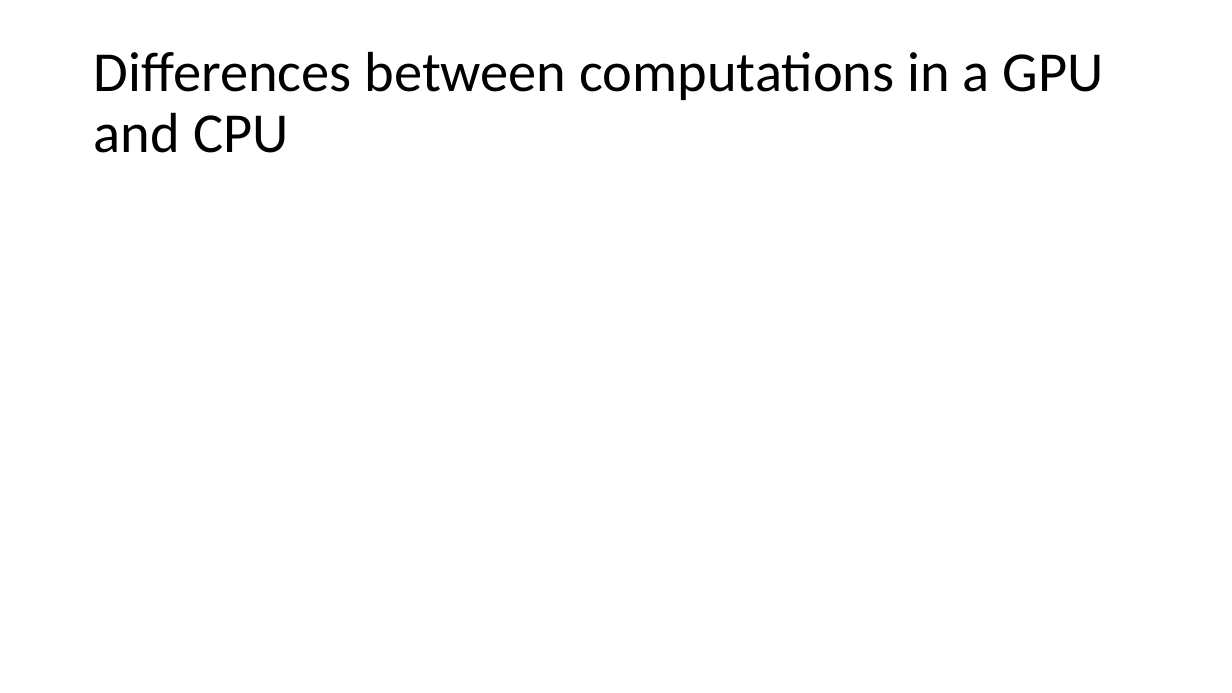
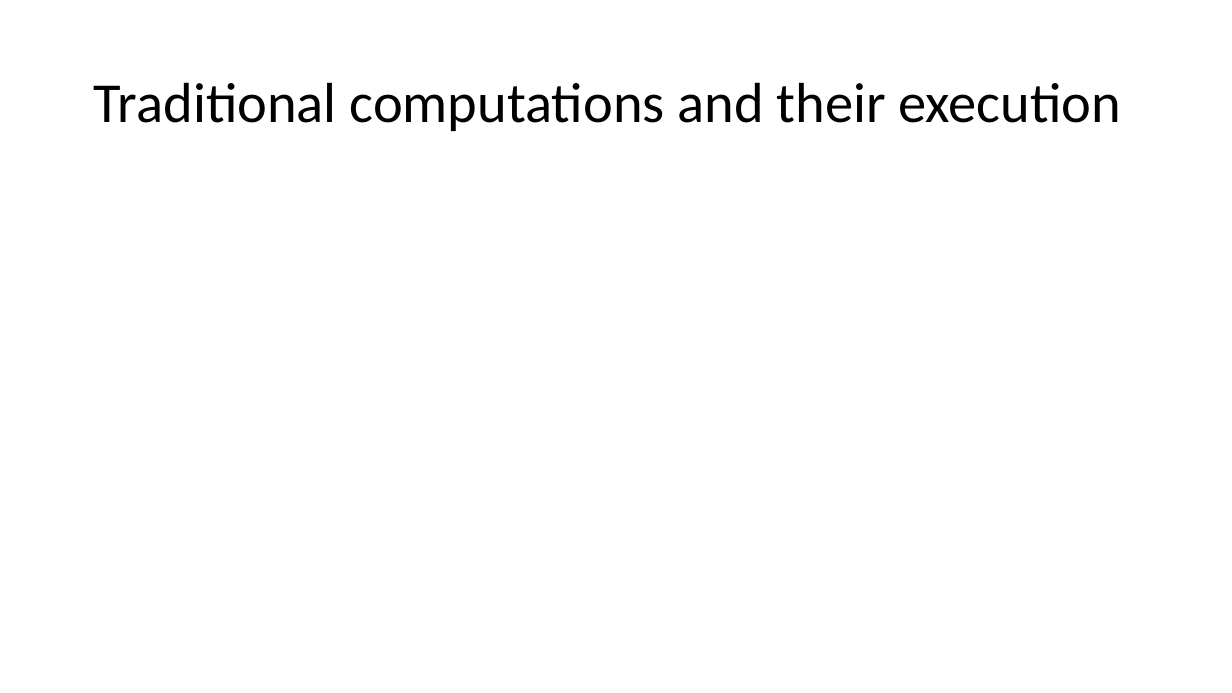
Before and after one commit to lat160130/StarTrackSpeed, a slide deck: slide 3 of Parallel Computing of QUEST and TRIAD with GPUs.pptx. Drawn at 1232x693 pixels with LibreOffice and Linux fonts; fonts in the diff are those of the drawing. Boxes give left, top, right and bottom in pixels: in the first picture for what was removed or moved away, otherwise in the second. Text is boxed around its words. In the diff, an @@ line names an element or a change of style, - is before the commit and + after.

```diff
--- a/Parallel Computing of QUEST and TRIAD with GPUs.pptx
+++ b/Parallel Computing of QUEST and TRIAD with GPUs.pptx
@@ title at [94,82,1122,131]: text changed @@
-Differences between computations in a GPU and CPU
+Traditional computations and their execution
```
Also in this commit, not shown: 2 other slides changed, 1 other file.
